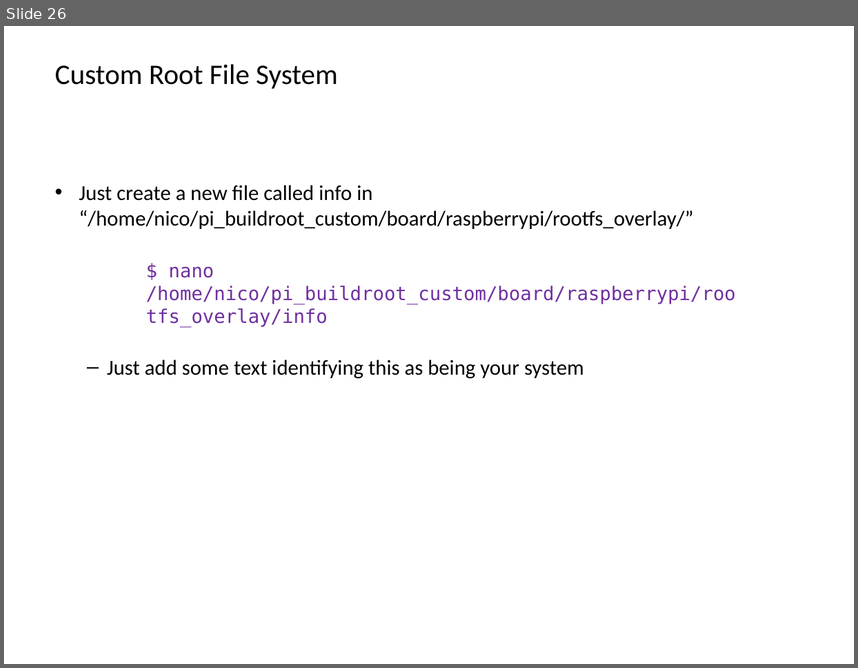
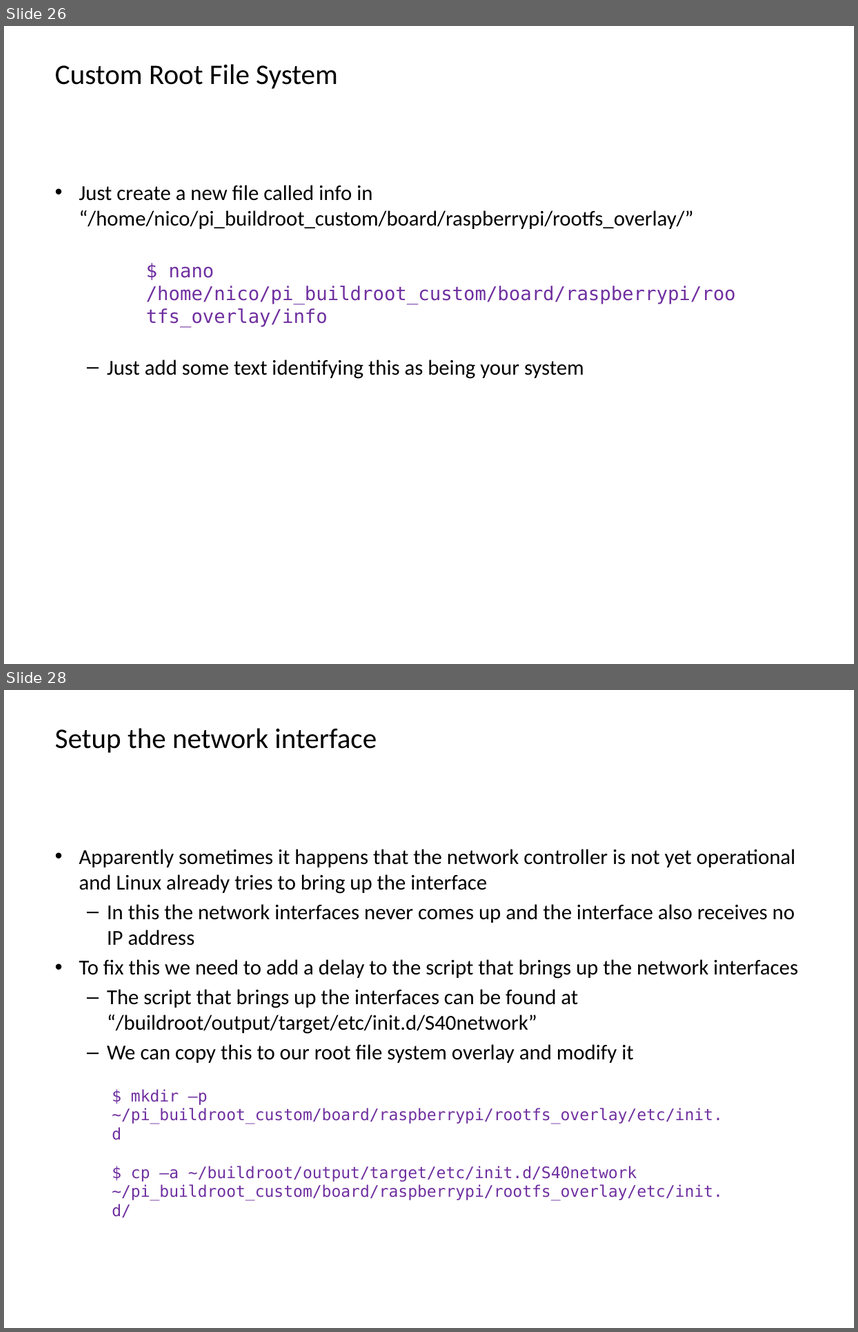
Before and after one commit to BioBoost/multimediatechnieken, a slide deck: slides/buildroot.pptx. Shown one above the other, each under a label of ours: slide 26 before the commit, slides 26 and 28 after it; the slides between them are not shown. The pictures are 858x668 and 858x1332 pixels, drawn with LibreOffice and Linux fonts; fonts in the diff are those of the drawing; background and template pictures are left out. Boxes give left, top, right and bottom in pixels: in the first picture for what was removed or moved away, otherwise in the second. Text is boxed around its words. In the diff, an @@ line names an element or a change of style, - is before the commit and + after.

```diff
--- a/slides/buildroot.pptx
+++ b/slides/buildroot.pptx
@@ slide 28 added at box(4, 690, 854, 1328), background picture (left out) @@
@@ title added at box(55, 728, 377, 753), 24 pt, text #000000 @@
+Setup the network interface
@@ text added at box(79, 849, 798, 1063), 18 pt, text #000000 @@
+• Apparently sometimes it happens that the network controller is not yet operational and Linux already tries to bring up the interface
+  – In this the network interfaces never comes up and the interface also receives no IP address
+• To fix this we need to add a delay to the script that brings up the network interfaces
+  – The script that brings up the interfaces can be found at “/buildroot/output/target/etc/init.d/S40network”
+  – We can copy this to our root file system overlay and modify it
@@ text added at box(112, 1089, 723, 1217), 13.5 pt, text #7030A0 @@
+$ mkdir –p ~/pi_buildroot_custom/board/raspberrypi/rootfs_overlay/etc/init.d
+$ cp –a ~/buildroot/output/target/etc/init.d/S40network ~/pi_buildroot_custom/board/raspberrypi/rootfs_overlay/etc/init.d/
```
Also in this commit, not shown: 1 slide changed, 1 other slide added, 6 other files.
